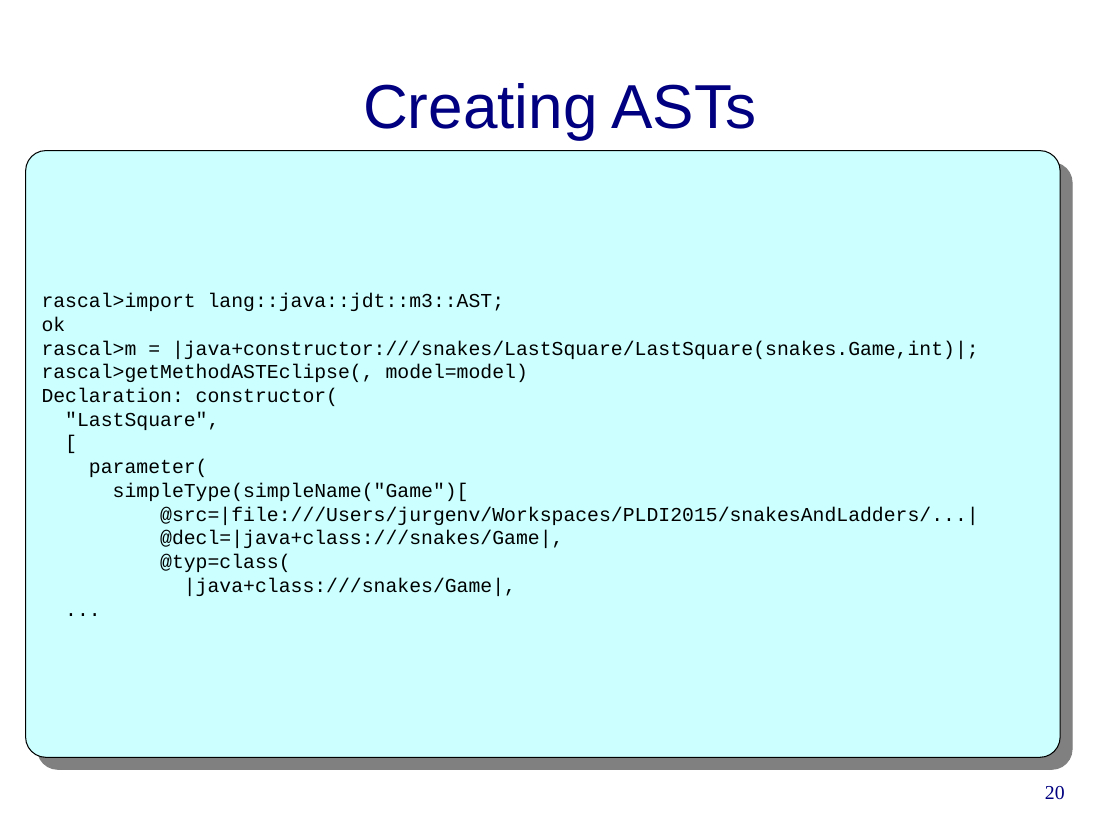
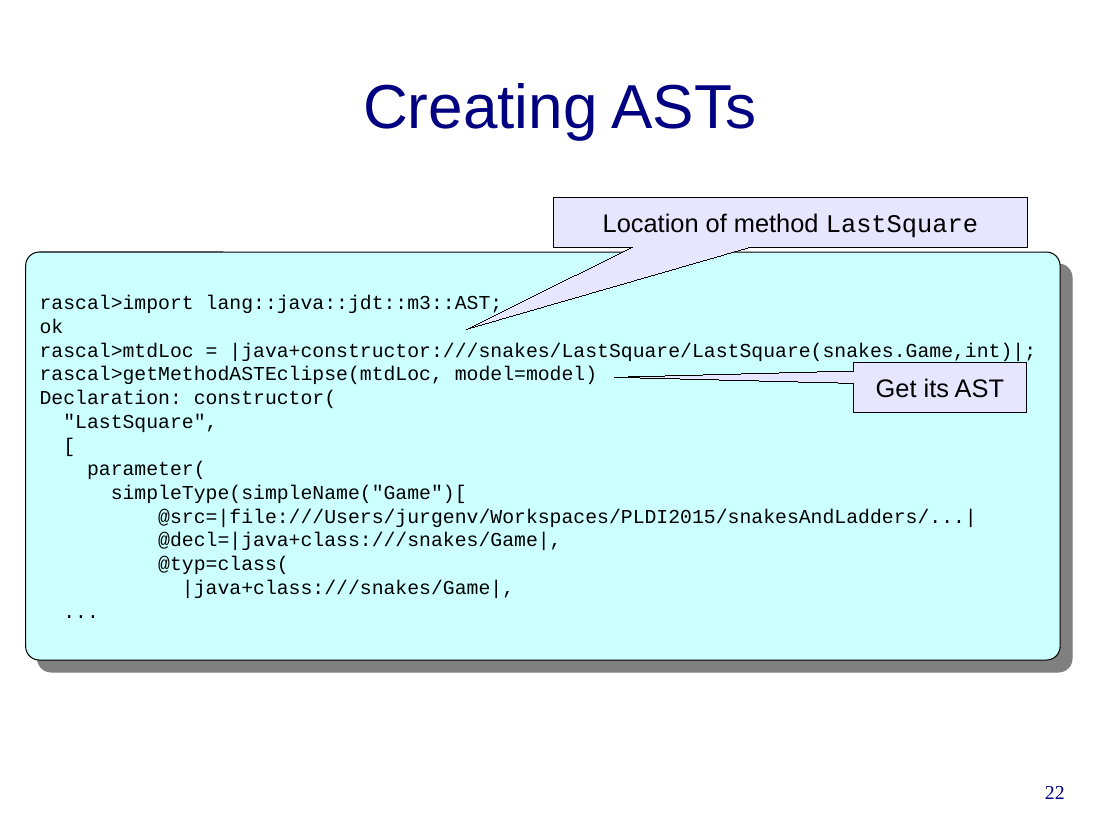
Before and after one commit to cwi-swat/rascal-course-pldi-2015, a slide deck: slide 22 of presentations/M3-overview.odp (slide 20 before the commit). Drawn at 1120x840 pixels with LibreOffice and Linux fonts; fonts in the diff are those of the drawing; background and template pictures are left out. Boxes give left, top, right and bottom in pixels: in the first picture for what was removed or moved away, otherwise in the second. Text is boxed around its words. In the diff, an @@ line names an element or a change of style, - is before the commit and + after.

```diff
--- a/presentations/M3-overview.odp
+++ b/presentations/M3-overview.odp
@@ speech box added at (554, 198, 1029, 248), fill #E6E6FF, outline #000000 0 pt, 18 pt, text #000000 @@
+Location of method LastSquare
@@ rounded rectangle "rascal>import lang::java::jdt::m3::AST;": place and size @@
-rounded rectangle "rascal>import lang::java::jdt::m3::AST;" at (25, 150, 1060, 757)
+rounded rectangle "rascal>import lang::java::jdt::m3::AST;" at (25, 252, 1060, 661)
@@ text in rounded rectangle at (40, 343, 1036, 398): text changed @@
-rascal>m = |java+constructor:///snakes/LastSquare/LastSquare(snakes.Game,int)|;
-rascal>getMethodASTEclipse(, model=model)
+rascal>mtdLoc = |java+constructor:///snakes/LastSquare/LastSquare(snakes.Game,int)|;
+rascal>getMethodASTEclipse(mtdLoc, model=model)
@@ speech box added at (854, 363, 1026, 413), fill #E6E6FF, outline #000000 0 pt, 18 pt, text #000000 @@
+Get its AST
@@ page number at (1045, 786, 1065, 799): text changed @@
-20
+22
```
Also in this commit, not shown: 7 other slides changed, 3 slides added, 1 slide removed.
